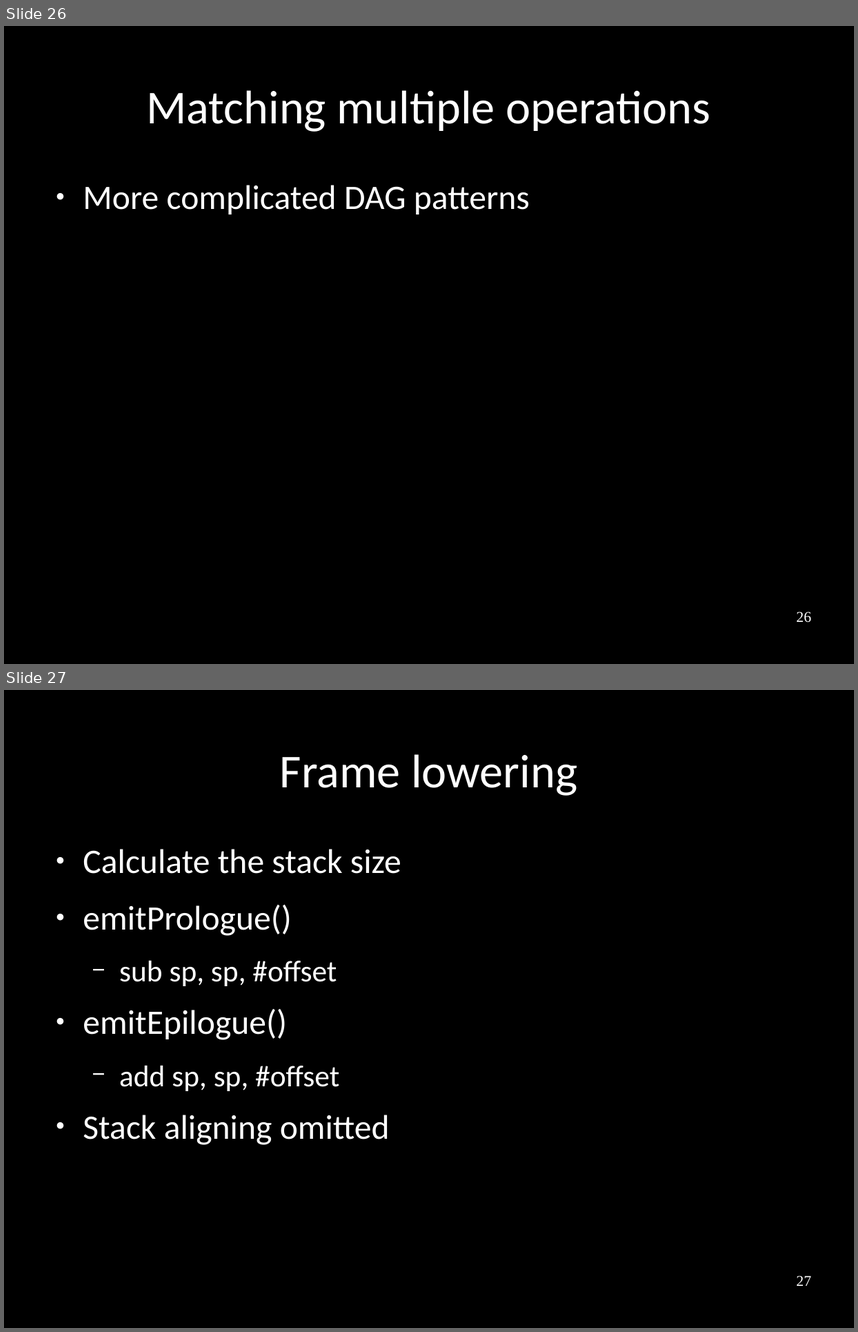
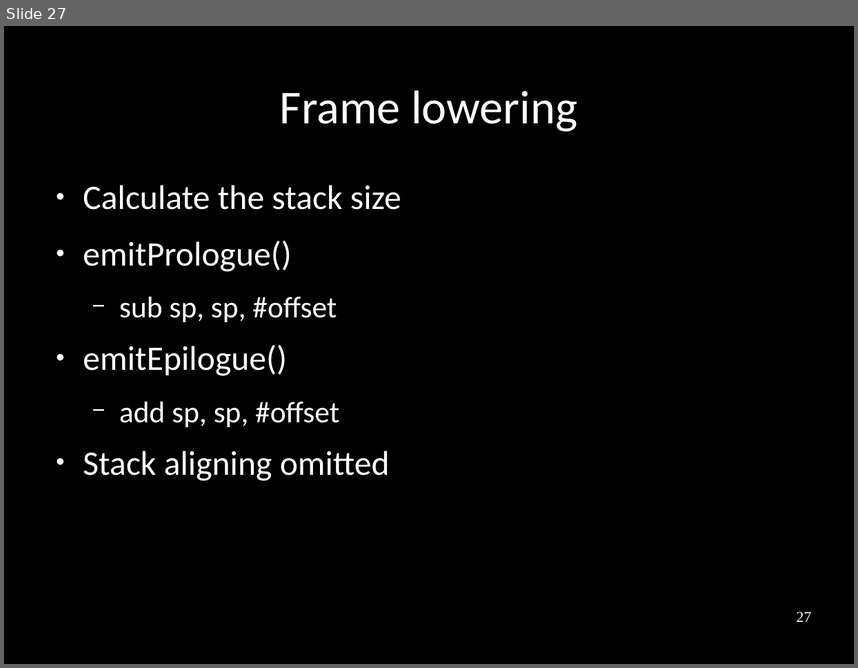
Before and after one commit to frasercrmck/llvm-leg, a slide deck: docs/Codeplay/Slides.odp. Shown one above the other, each under a label of ours: slides 26 and 27 before the commit, slide 27 after it. The pictures are 858x1332 and 858x668 pixels, drawn with LibreOffice and Linux fonts; fonts in the diff are those of the drawing. Boxes give left, top, right and bottom in pixels: in the first picture for what was removed or moved away, otherwise in the second. Text is boxed around its words. In the diff, an @@ line names an element or a change of style, - is before the commit and + after.

Commit message:
Matching multiple DAG nodes

```diff
--- a/docs/Codeplay/Slides.odp
+++ b/docs/Codeplay/Slides.odp
@@ slide 26 removed at <box>4,26,854,664</box>, background #000000 @@
@@ title removed at <box>146,90,711,132</box> @@
-Matching multiple operations
@@ text removed at <box>83,185,530,214</box> @@
-● More complicated DAG patterns
@@ page number removed at <box>796,611,811,622</box> @@
-26
```
Also in this commit, not shown: 1 slide added.
